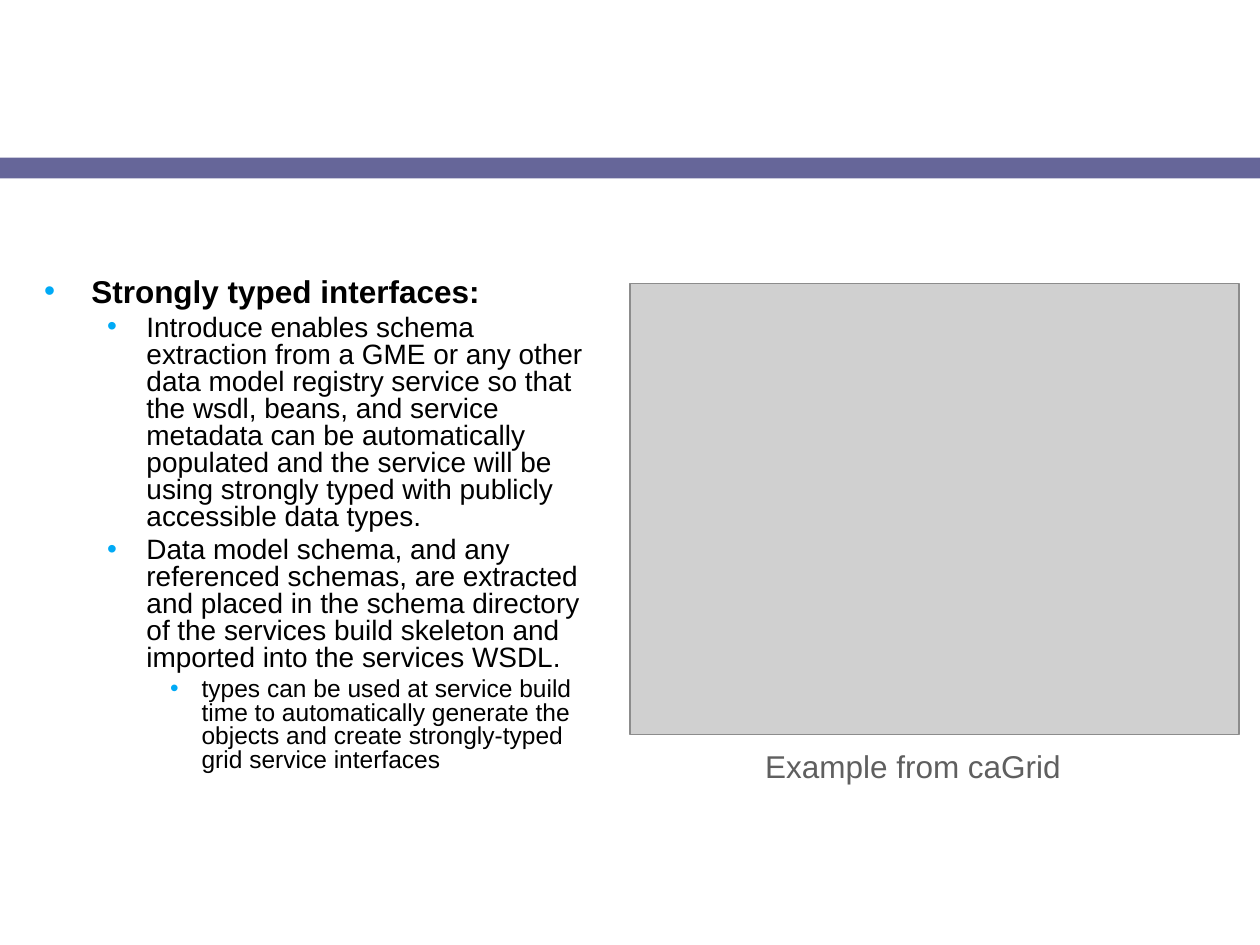
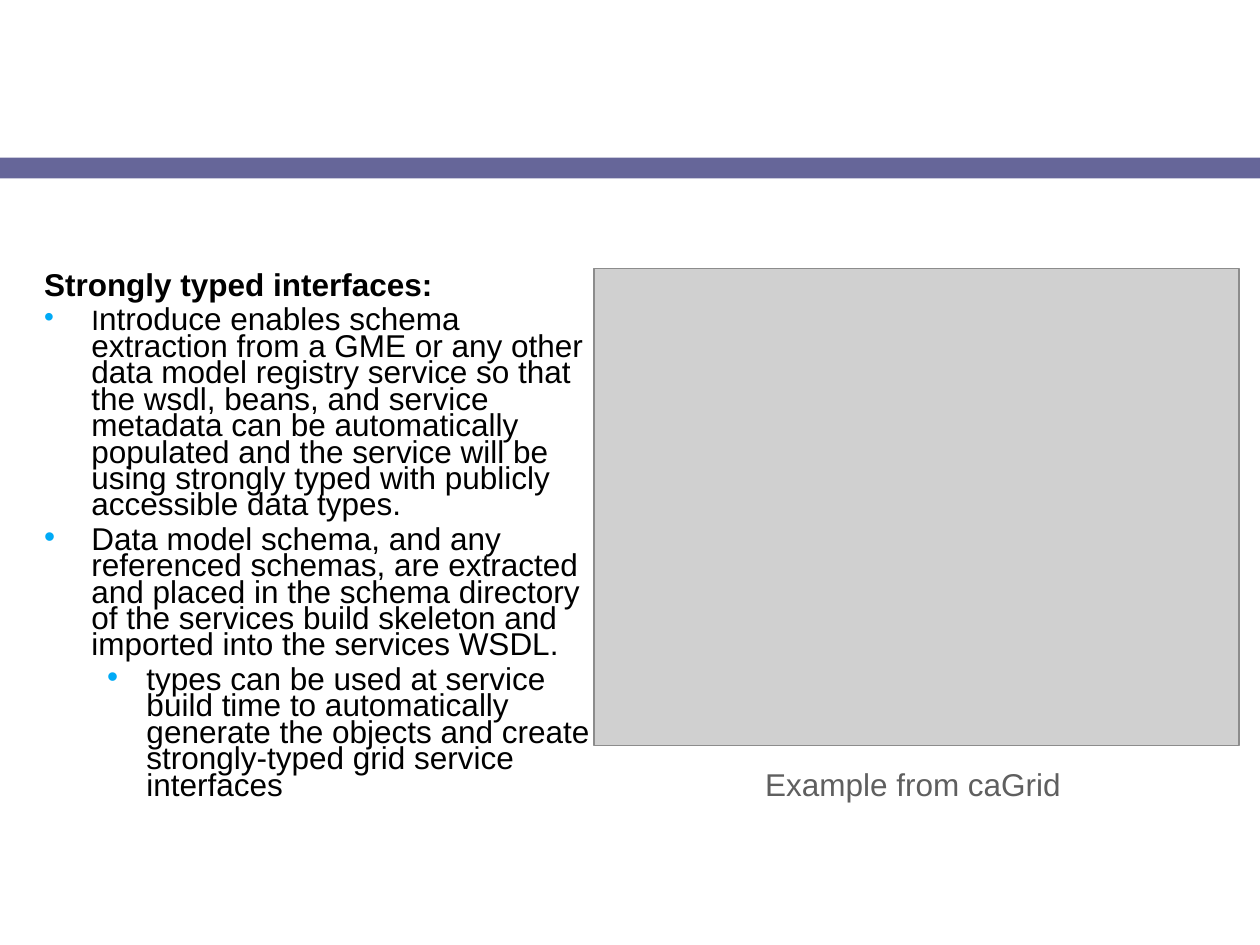
Before and after one commit to NCIP/cagrid-docs, a slide deck: slide 8 of presentations/2008_AnnualMeeting/breakouts/caGrid_Introduce.ppt (slide 7 before the commit). Drawn at 1260x945 pixels with LibreOffice and Linux fonts; fonts in the diff are those of the drawing; grey boxes stand for pictures; background and template pictures are left out. Boxes give left, top, right and bottom in pixels: in the first picture for what was removed or moved away, otherwise in the second. Text is boxed around its words. In the diff, an @@ line names an element or a change of style, - is before the commit and + after.

```diff
--- a/presentations/2008_AnnualMeeting/breakouts/caGrid_Introduce.ppt
+++ b/presentations/2008_AnnualMeeting/breakouts/caGrid_Introduce.ppt
@@ text "Strongly typed interfaces:" at (x1=44, y1=273, x2=590, y2=797): size 16 to 18 pt in "Introduce enables schema extraction from a GME ...", "Data model schema, and any referenced schemas, ..."; size 14 to 18 pt in "types can be used at service build ..."; bullet • to none; line spacing 0.8 to 0.7; list level 2 to 1 in "Introduce enables schema extraction from ..."; list level 2 to 1 in "Data model schema, and any ..."; list level 3 to 2 in "types can be used at ..." @@
@@ picture resized from (x1=630, y1=284, x2=1239, y2=735) to (x1=593, y1=268, x2=1239, y2=746) @@
@@ text "Example from caGrid" moved from (x1=765, y1=755, x2=1061, y2=784) to (x1=765, y1=773, x2=1061, y2=802) @@
```
Also in this commit, not shown: 11 other slides changed, 6 slides added.
